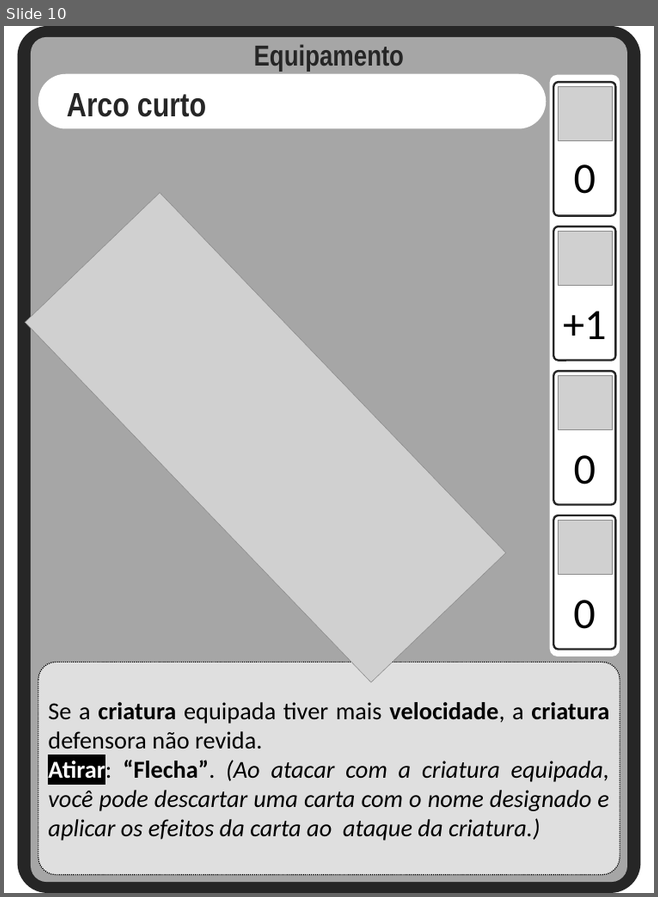
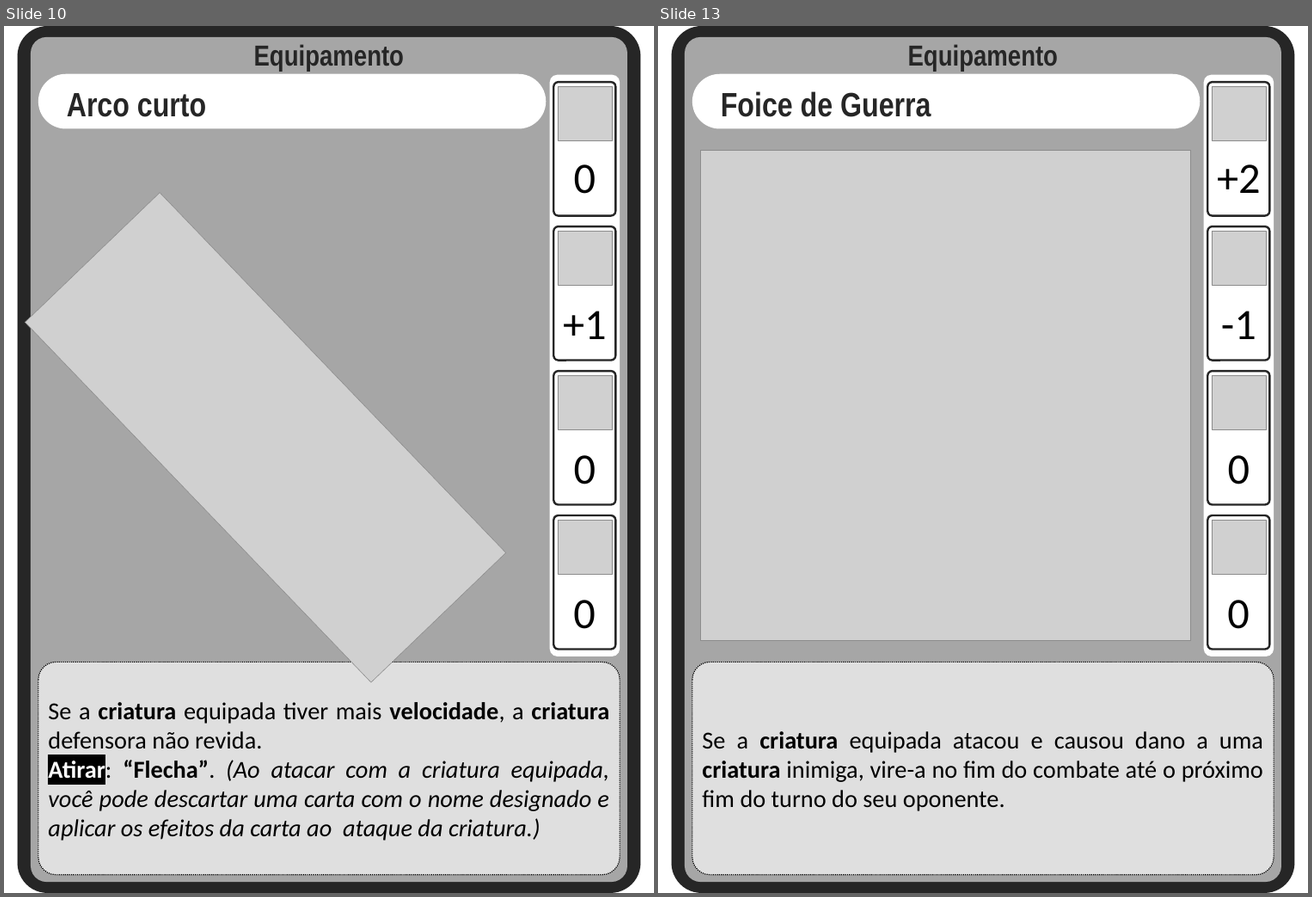
Before and after one commit to Aleyxom/Minimalist-Card-Game, a slide deck: slides tipos cartas/criaturas.pptx. Shown side by side, each under a label of ours: slide 10 before the commit, slides 10 and 13 after it; the slides between them are not shown. The pictures are 658x897 and 1312x897 pixels, drawn with LibreOffice and Linux fonts; fonts in the diff are those of the drawing; grey boxes stand for pictures. Boxes give left, top, right and bottom in pixels: in the first picture for what was removed or moved away, otherwise in the second. Text is boxed around its words. In the diff, an @@ line names an element or a change of style, - is before the commit and + after.

Commit message:
mais alguns equip. criados

```diff
--- a/slides tipos cartas/criaturas.pptx
+++ b/slides tipos cartas/criaturas.pptx
@@ slide 13 added at (658,26,1308,893), background #FFFFFF @@
@@ group added at (671,26,1294,893): 9 rounded rectangles, 6 texts, 5 pictures @@
+Foice de Guerra
+Equipamento
+Se a criatura equipada atacou e causou dano a uma criatura inimiga, vire-a no fim do combate até o próximo fim do turno do seu oponente.
++2
+0
+0
+-1
```
Also in this commit, not shown: 2 slides changed, 2 other slides added, 8 other files.
